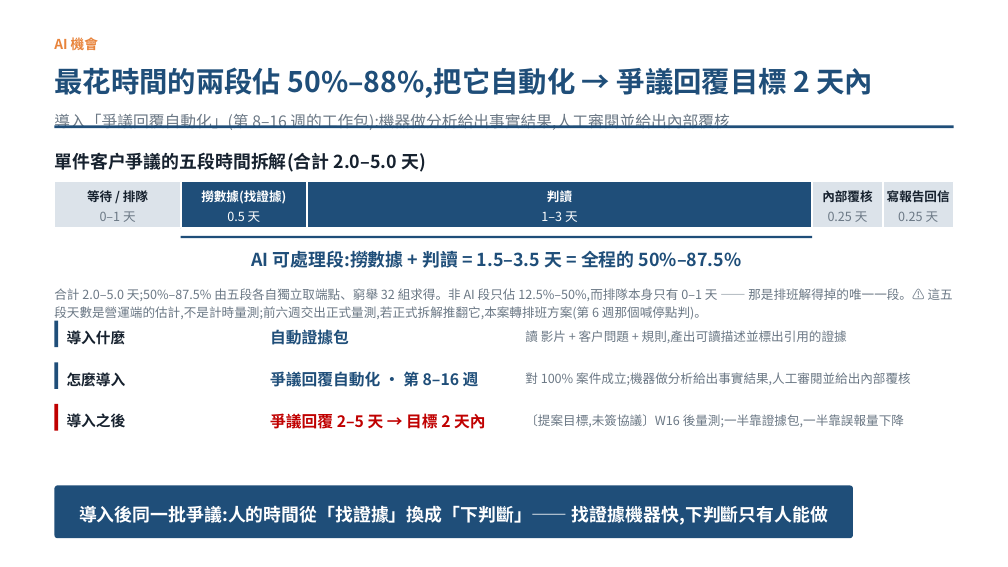
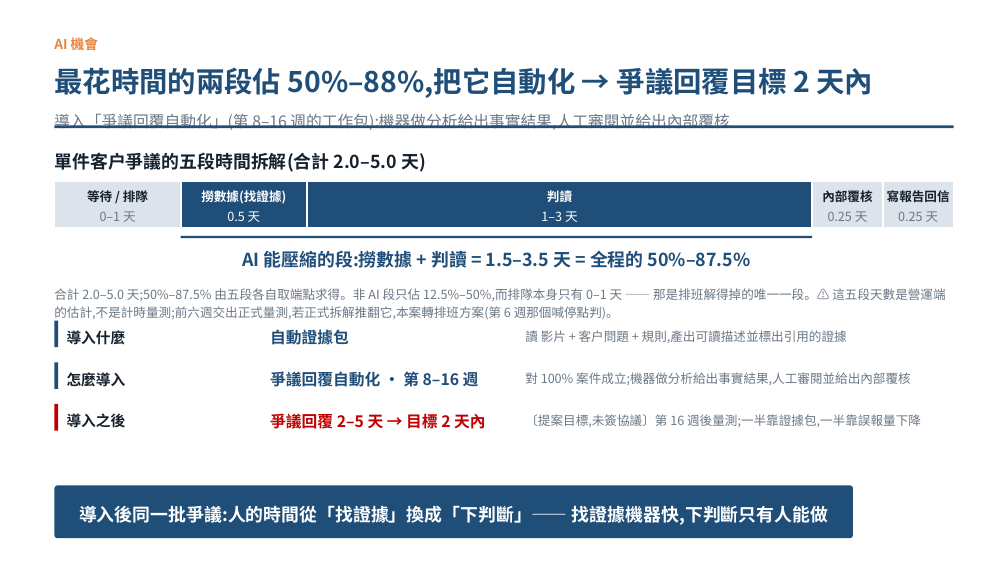
Before and after one commit to pokai-huang0828/UTS_workspace, a slide deck: slide 3 of Artificial Intelligence for Enterprises/Assessment3/Huang_26254793_421104_Assessment 3.pptx. Drawn at 1008x567 pixels with LibreOffice and Linux fonts; fonts in the diff are those of the drawing. Boxes give left, top, right and bottom in pixels: in the first picture for what was removed or moved away, otherwise in the second. Text is boxed around its words. In the diff, an @@ line names an element or a change of style, - is before the commit and + after.

```diff
--- a/Artificial Intelligence for Enterprises/Assessment3/Huang_26254793_421104_Assessment 3.pptx
+++ b/Artificial Intelligence for Enterprises/Assessment3/Huang_26254793_421104_Assessment 3.pptx
@@ text at (242, 251, 751, 268): text changed @@
-AI 可處理段:撈數據 + 判讀 = 1.5–3.5 天 = 全程的 50%–87.5%
+AI 能壓縮的段:撈數據 + 判讀 = 1.5–3.5 天 = 全程的 50%–87.5%
@@ text at (54, 288, 945, 321): text changed @@
-合計 2.0–5.0 天;50%–87.5% 由五段各自獨立取端點、窮舉 32 組求得。非 AI 段只佔 12.5%–50%,而排隊本身只有 0–1 天 —— 那是排班解得掉的唯一一段。⚠ 這五段天數是營運端的估計,不是計時量測;前六週交出正式量測,若正式拆解推翻它,本案轉排班方案(第 6 週那個喊停點判)。
+合計 2.0–5.0 天;50%–87.5% 由五段各自取端點求得。非 AI 段只佔 12.5%–50%,而排隊本身只有 0–1 天 —— 那是排班解得掉的唯一一段。⚠ 這五段天數是營運端的估計,不是計時量測;前六週交出正式量測,若正式拆解推翻它,本案轉排班方案(第 6 週那個喊停點判)。
@@ text at (525, 414, 921, 427): text changed @@
-〔提案目標,未簽協議〕W16 後量測;一半靠證據包,一半靠誤報量下降
+〔提案目標,未簽協議〕第 16 週後量測;一半靠證據包,一半靠誤報量下降
```
Also in this commit, not shown: 3 other slides changed, 4 other files.
